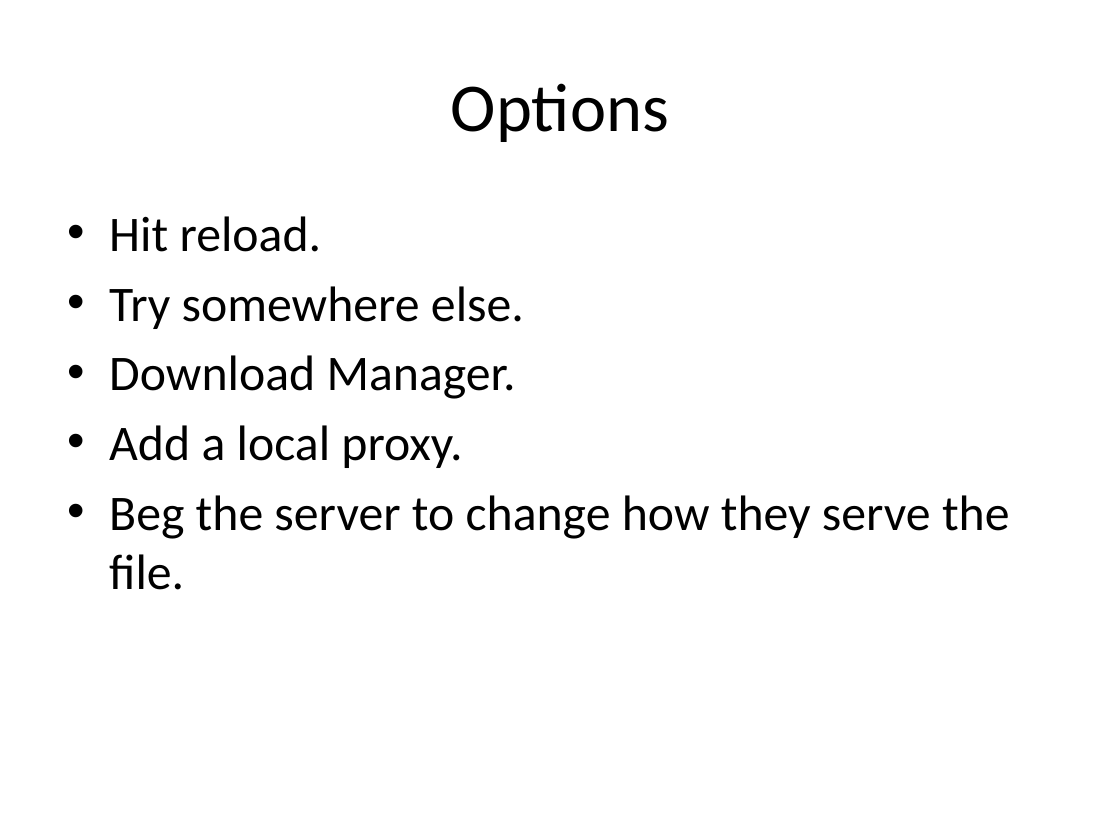
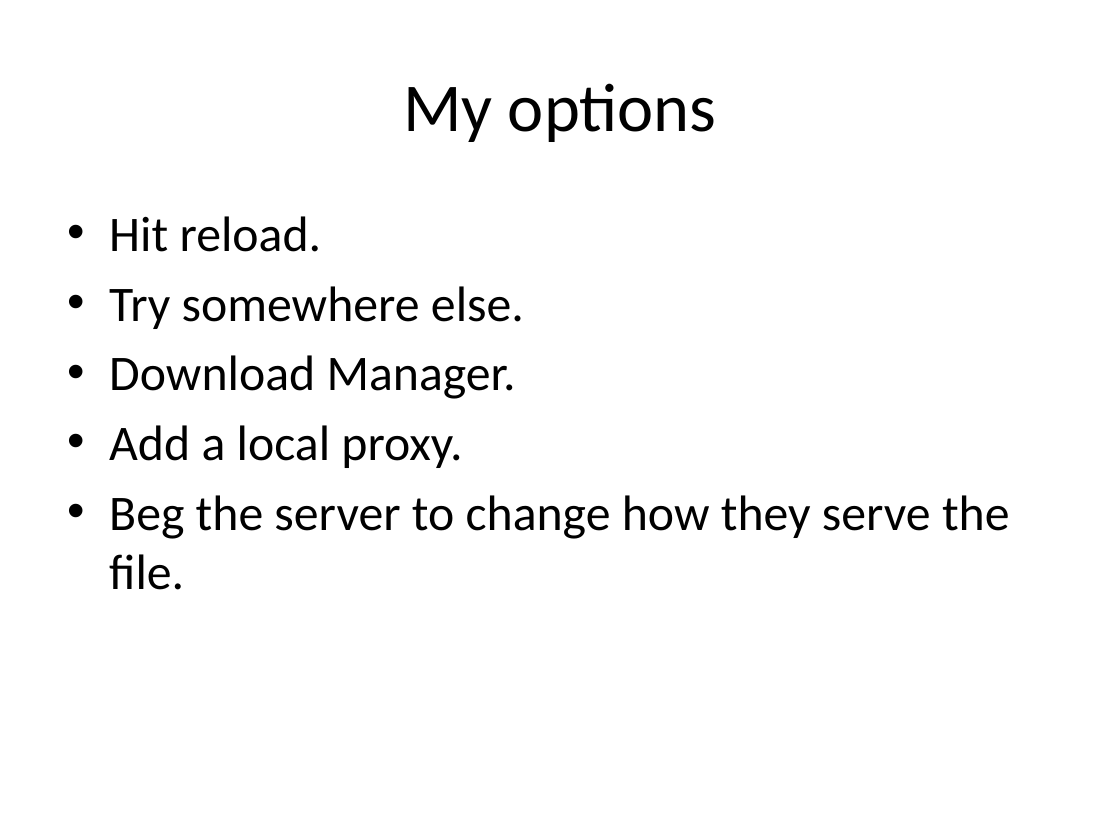
Before and after one commit to rdp/p2pwebclient, a slide deck: slide 5 of thesis_presentation/How to Make the Internet Faster.pptx. Drawn at 1120x840 pixels with LibreOffice and Linux fonts; fonts in the diff are those of the drawing. Boxes give left, top, right and bottom in pixels: in the first picture for what was removed or moved away, otherwise in the second. Text is boxed around its words. In the diff, an @@ line names an element or a change of style, - is before the commit and + after.

```diff
--- a/thesis_presentation/How to Make the Internet Faster.pptx
+++ b/thesis_presentation/How to Make the Internet Faster.pptx
@@ title at [403, 83, 717, 142]: text changed @@
-Options
+My options
```
Also in this commit, not shown: 5 other slides changed.
